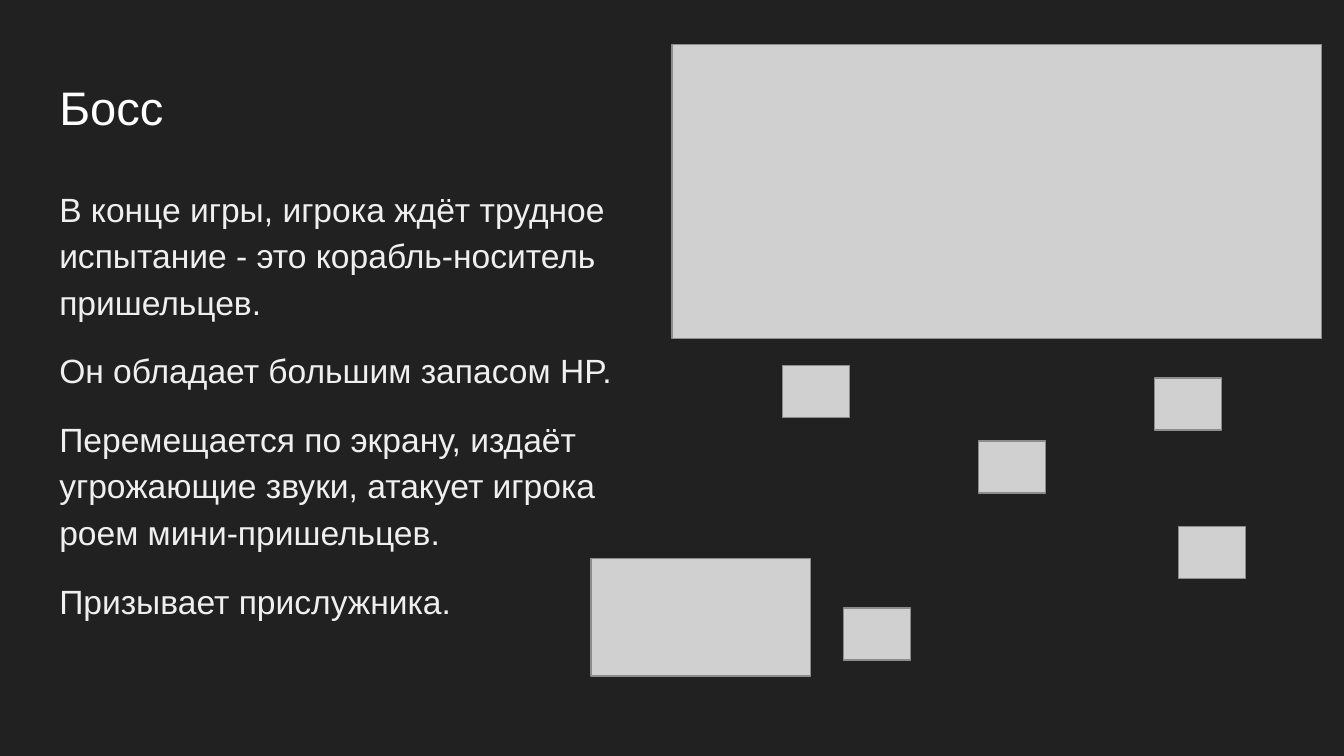
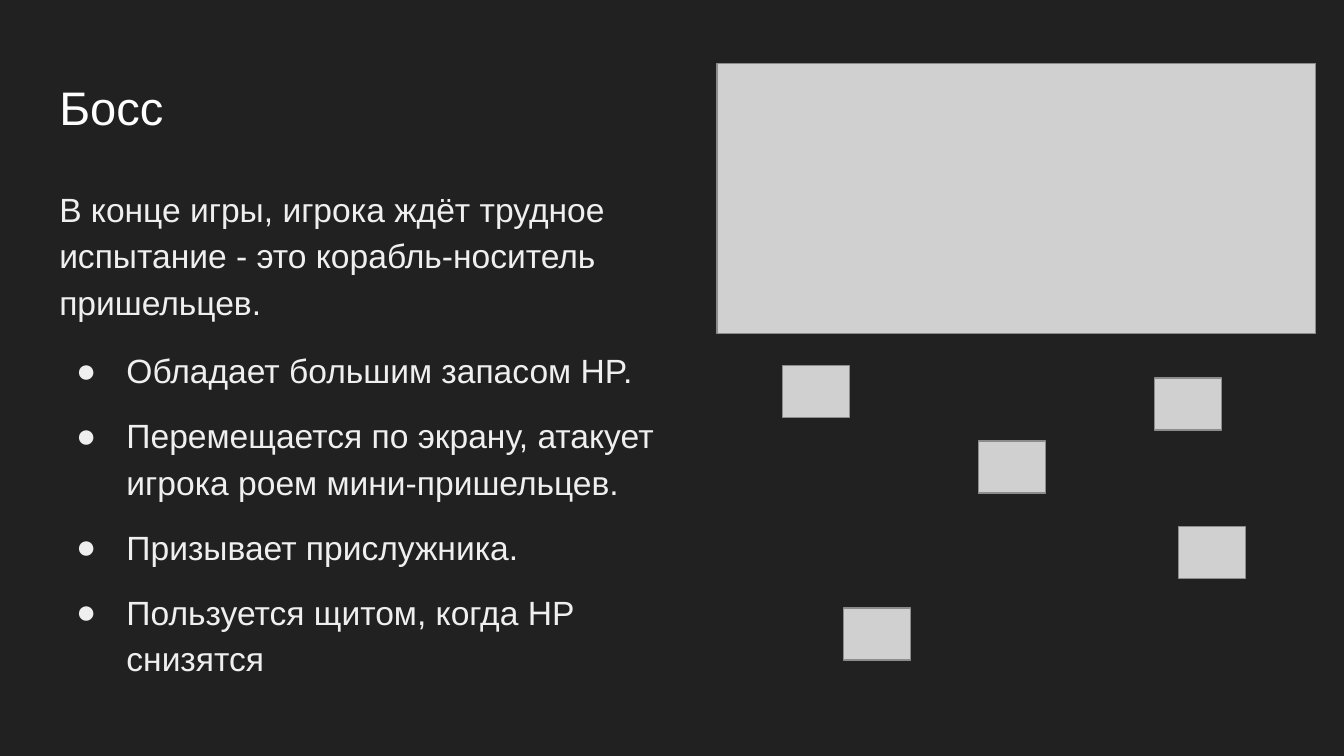
Before and after one commit to Tulishka/space_invaders_nt, a slide deck: slide 9 of docs/presentation.pptx (slide 8 before the commit). Drawn at 1344x756 pixels with LibreOffice and Linux fonts; fonts in the diff are those of the drawing; grey boxes stand for pictures; background and template pictures are left out. Boxes give left, top, right and bottom in pixels: in the first picture for what was removed or moved away, otherwise in the second. Text is boxed around its words. In the diff, an @@ line names an element or a change of style, - is before the commit and + after.

```diff
--- a/docs/presentation.pptx
+++ b/docs/presentation.pptx
@@ picture: place and size @@
-picture at [672,44,1321,339]
+picture at [718,63,1316,333]
@@ text at [126,358,654,501]: text changed @@
-Он обладает большим запасом HP.
-Перемещается по экрану, издаёт угрожающие звуки, атакует игрока роем мини-пришельцев.
+● Обладает большим запасом HP.
+● Перемещается по экрану, атакует игрока роем мини-пришельцев.
@@ text at [126,537,518,566]: bullet none to ●; less space between paragraphs @@
@@ picture removed at [591,559,810,676] @@
@@ text at [126,602,575,672]: paragraph added @@
+● Пользуется щитом, когда HP снизятся
```
Also in this commit, not shown: 5 other slides changed, 7 slides added, 4 slides removed.
